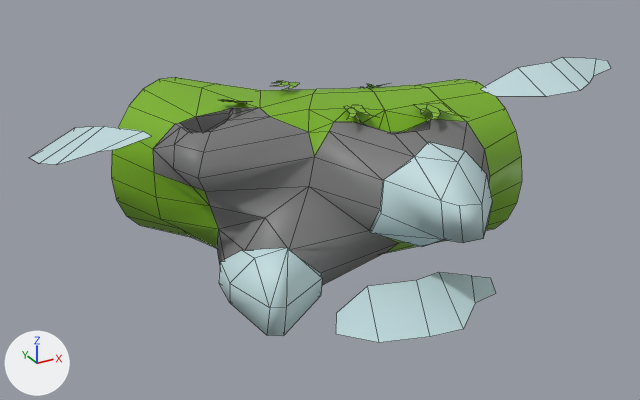
Two versions of the FBX model Assets/Meshes/Station_Segment_03.fbx, one commit apart.
Camera for both pictures: a 50 mm camera at (-13.89, -25.11, 8.23) aimed at (-4.74, -8.47, -0.09). The lights are fixed; the arrows at lower left show +X, +Y and +Z. Mesh edges are drawn as thin lines. Where no turn or scale is listed for an object, it has been applied to the vertices.

In view in the first picture: 'Station_Segment_03_Full'.
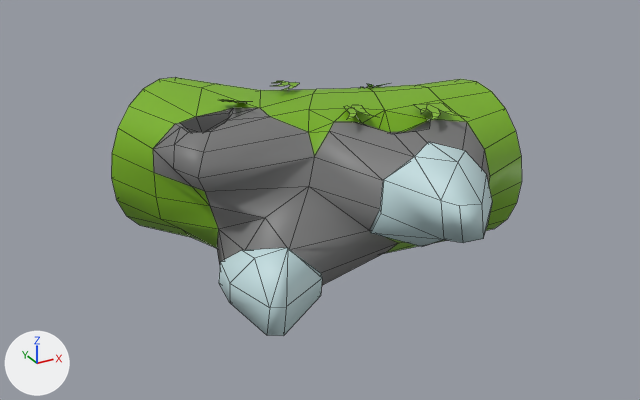
The change, as a list of edits to the scene's bpy script:
```text
Change me_mesh:
    where me_mesh.from_pydata(...)  # 437 vertices, 357 faces; spans x -10.91..1.31, y -13.15..-3.0, z -2.0..3.29
    used by ob_station_segment_03_full; location = (0.0, 0.0, 0.0)
    me_mesh part 1: the loose piece of 12 vertices spanning x -6.23..-2.36, y -13.15..-11.21, z -1.43..-0.81 is deleted
    me_mesh part 2: the loose piece of 12 vertices spanning x -10.91..-8.71, y -8.65..-6.45, z 1.59..2.3 is deleted
    me_mesh part 3: the loose piece of 12 vertices spanning x -2.24..1.31, y -12.29..-10.92, z 2.82..3.29 is deleted
```

Boxes [x1, y1, x2, y2] around the edits, measured in the pictures (640 x 400 px):
'Station_Segment_03_Full', reshaped (29% narrower, 9% shorter)
    before: [29, 58, 611, 343]
    after: [111, 77, 522, 336]
part 1 of me_mesh, deleted
    before: [336, 272, 496, 343]
part 2 of me_mesh, deleted
    before: [29, 126, 151, 165]
part 3 of me_mesh, deleted
    before: [481, 58, 611, 97]
